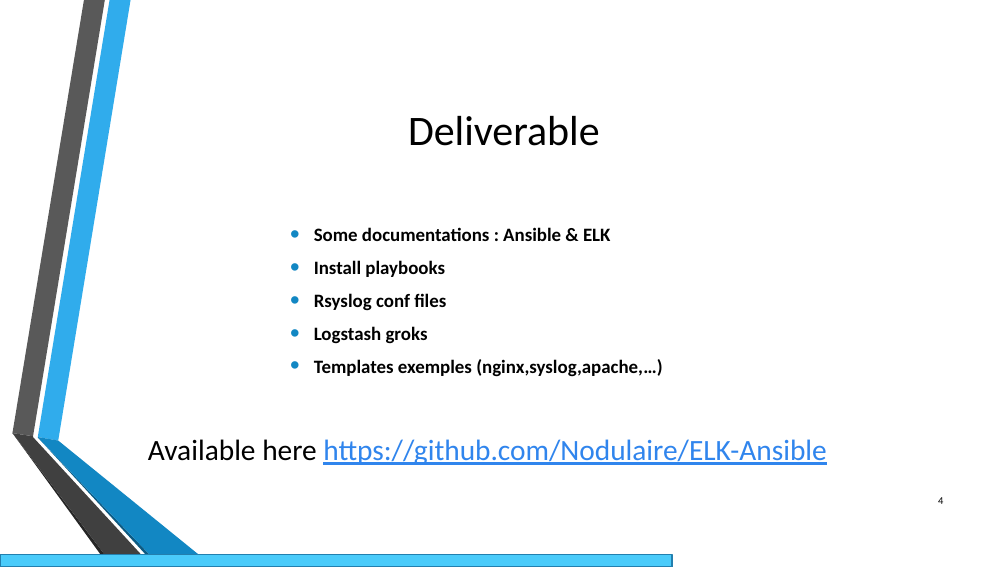
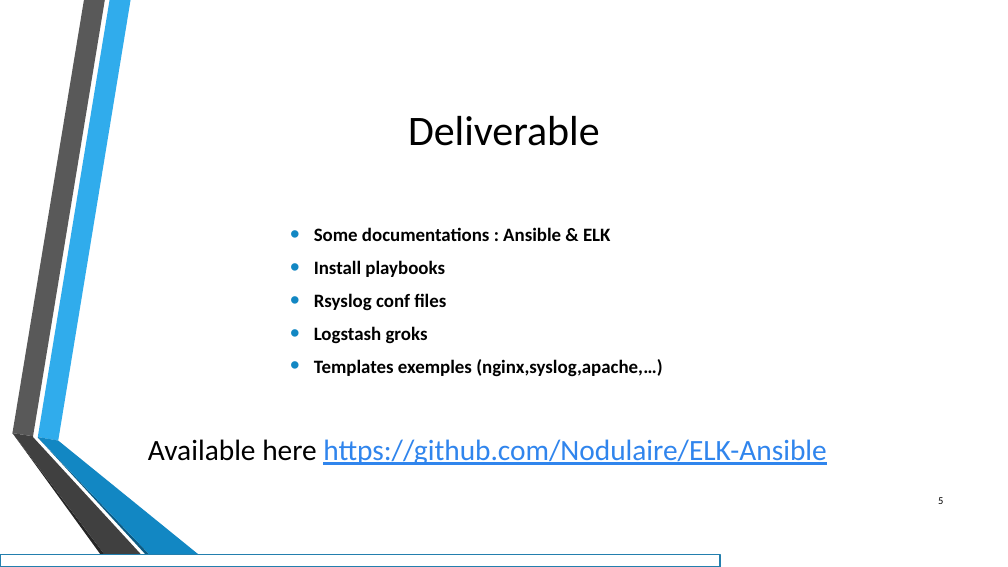
Before and after one commit to Nodulaire/ELK-Ansible, a slide deck: slide 5 of Presentation/PresC4.pptx (slide 4 before the commit). Drawn at 1008x567 pixels with LibreOffice and Linux fonts; fonts in the diff are those of the drawing; background and template pictures are left out. Boxes give left, top, right and bottom in pixels: in the first picture for what was removed or moved away, otherwise in the second. Text is boxed around its words. In the diff, an @@ line names an element or a change of style, - is before the commit and + after.

```diff
--- a/Presentation/PresC4.pptx
+++ b/Presentation/PresC4.pptx
@@ page number at box(938, 497, 943, 504): text changed @@
-4
+5
@@ rectangle: place and size @@
-rectangle at box(0, 554, 672, 567)
+rectangle at box(0, 554, 720, 567)
@@ rectangle at box(0, 554, 720, 567): fill #4ACBFA to #FFFFFF @@
```
Also in this commit, not shown: 5 other slides changed, 1 slide added, 1 other file.
